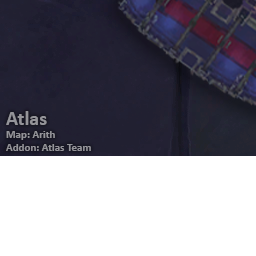
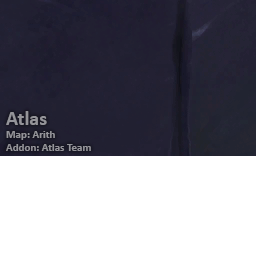
Before/after of a 256×256 layered artwork. What changed in the layer stack:
painted on "Layer 1" over [102, 0, 256, 124]
